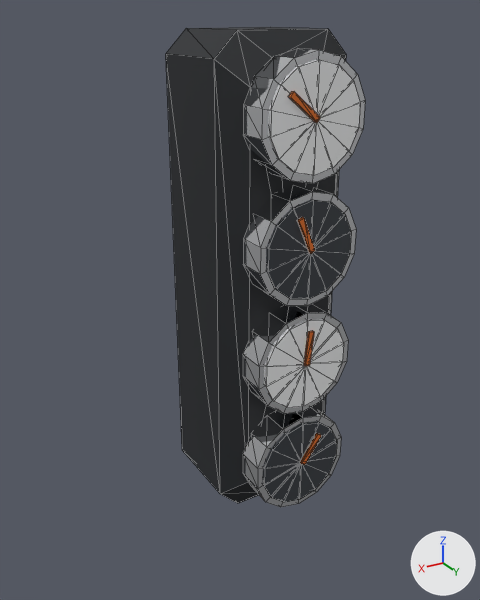
Renders of the glTF model assets/parts/interior/readout/readout_4/hana_roadster.glb from each side of a commit.
Rendered twice from a camera (50 mm lens) standing at (0.192, 0.233, 0.275) and looking at (0.013, -0.067, 0.125). Arrows for +X, +Y and +Z are at lower right; the lights stay in place. The older version comes first. Mesh edges are drawn as thin lines. Where no turn or scale is listed for an object, it has been applied to the vertices. Vertices at exactly the same position are counted once.

The first picture shows 'model'.
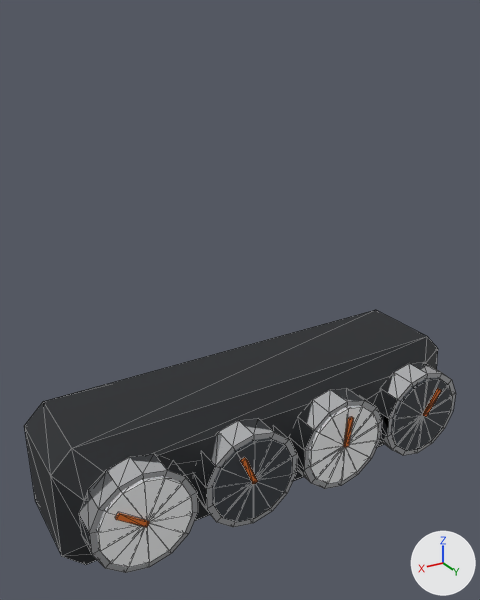
Scene script edits in JSON lines:
```json
{"block": "me_model", "where": "# used by ob_model"}
{"op": "remove", "block": "me_model", "code": "me_model.from_pydata(...)  # 306 vertices, 560 faces; spans x -0.038..0.038, y -0.046..0.046, z -0.134..0.134"}
{"op": "add", "block": "me_model", "code": "me_model.from_pydata(...)  # 306 vertices, 560 faces; spans x -0.134..0.134, y -0.046..0.046, z -0.038..0.038"}
{"block": "me_model", "change": "me_model part 1: the loose piece of 30 vertices spanning x -0.029..0.029, y 0.028..0.044, z -0.126..-0.066 is moved by (-0.096, 0.0, 0.096)"}
{"block": "me_model", "change": "me_model part 2: the loose piece of 30 vertices spanning x -0.029..0.029, y 0.028..0.044, z -0.062..-0.002 is moved by (-0.032, 0.0, 0.032)"}
{"block": "me_model", "change": "me_model part 3: the loose piece of 30 vertices spanning x -0.029..0.029, y 0.028..0.044, z 0.002..0.062 is moved by (0.032, 0.0, -0.032)"}
{"block": "me_model", "change": "me_model part 4: the loose piece of 30 vertices spanning x -0.029..0.029, y 0.028..0.044, z 0.066..0.126 is moved by (0.096, 0.0, -0.096)"}
{"block": "me_model", "change": "me_model part 5: the loose piece of 30 vertices spanning x -0.025..0.025, y 0.04..0.045, z -0.122..-0.07 is moved by (-0.096, 0.0, 0.096)"}
{"block": "me_model", "change": "me_model part 6: the loose piece of 30 vertices spanning x -0.025..0.025, y 0.04..0.045, z 0.006..0.058 is moved by (0.032, 0.0, -0.032)"}
{"block": "me_model", "change": "me_model part 7: the loose piece of 8 vertices spanning x -0.012..0.001, y 0.044..0.046, z -0.097..-0.079 is moved by (-0.096, 0.0, 0.096)"}
{"block": "me_model", "change": "me_model part 8: the loose piece of 8 vertices spanning x -0.003..0.001, y 0.044..0.046, z -0.032..-0.012 is moved by (-0.032, 0.0, 0.032)"}
{"block": "me_model", "change": "me_model part 9: the loose piece of 8 vertices spanning x -0.001..0.009, y 0.044..0.046, z 0.031..0.051 is moved by (0.032, 0.0, -0.032)"}
{"block": "me_model", "change": "me_model part 10: the loose piece of 8 vertices spanning x -0.001..0.016, y 0.044..0.046, z 0.095..0.109 is moved by (0.096, 0.0, -0.096)"}
{"block": "me_model", "change": "me_model part 11: the loose piece of 30 vertices spanning x -0.025..0.025, y 0.04..0.045, z -0.058..-0.006 is moved by (-0.032, 0.0, 0.032)"}
{"block": "me_model", "change": "me_model part 12: the loose piece of 30 vertices spanning x -0.025..0.025, y 0.04..0.045, z 0.07..0.122 is moved by (0.096, 0.0, -0.096)"}
{"block": "me_model", "change": "me_model part 13: 8 of the vertices in x -0.038..-0.014, y -0.046..0.029, z 0.11..0.134 are moved by (-0.096, 0.0, -0.096)"}
{"block": "me_model", "change": "me_model part 14: 8 of the vertices in x -0.038..-0.014, y -0.046..0.029, z -0.134..-0.11 are moved by (-0.096, 0.0, 0.096)"}
{"block": "me_model", "change": "me_model part 15: 8 of the vertices in x 0.014..0.038, y -0.046..0.029, z 0.11..0.134 are moved by (0.096, 0.0, -0.096)"}
{"block": "me_model", "change": "me_model part 16: 8 of the vertices in x 0.014..0.038, y -0.046..0.029, z -0.134..-0.11 are moved by (0.096, 0.0, 0.096)"}
{"op": "set", "path": "ob_model.location", "old": "(0.0, -0.0637, 0.134)", "new": "(0.0, -0.0637, 0.038)"}
```

Where the change shows, as pixel boxes (x1, y1, x2, y2) in the pictures (480 x 600 px; the box of a moved part takes in the faces that stretch with it):
```json
{"object": "model", "change": "reshaped, moved", "before": [166, 27, 365, 507], "after": [24, 310, 456, 573], "on screen": "116% wider, 45% shorter"}
{"part": 1, "of": "me_model", "change": "moved or reshaped", "before": [243, 407, 341, 507], "after": [374, 362, 456, 456]}
{"part": 2, "of": "me_model", "change": "moved or reshaped", "before": [243, 304, 348, 414], "after": [290, 388, 382, 489]}
{"part": 3, "of": "me_model", "change": "moved or reshaped", "before": [243, 186, 356, 306], "after": [193, 418, 297, 527]}
{"part": 4, "of": "me_model", "change": "moved or reshaped", "before": [243, 49, 365, 184], "after": [79, 454, 198, 573]}
{"part": 5, "of": "me_model", "change": "moved or reshaped", "before": [263, 422, 337, 502], "after": [392, 378, 452, 451]}
{"part": 6, "of": "me_model", "change": "moved or reshaped", "before": [267, 200, 351, 299], "after": [213, 439, 292, 522]}
{"part": 7, "of": "me_model", "change": "moved or reshaped", "before": [300, 433, 322, 465], "after": [422, 388, 441, 417]}
{"part": 8, "of": "me_model", "change": "moved or reshaped", "before": [304, 331, 314, 366], "after": [343, 417, 354, 448]}
{"part": 9, "of": "me_model", "change": "moved or reshaped", "before": [298, 217, 315, 254], "after": [241, 457, 258, 484]}
{"part": 10, "of": "me_model", "change": "moved or reshaped", "before": [289, 91, 320, 123], "after": [115, 513, 150, 528]}
{"part": 11, "of": "me_model", "change": "moved or reshaped", "before": [265, 320, 344, 408], "after": [310, 406, 378, 484]}
{"part": 12, "of": "me_model", "change": "moved or reshaped", "before": [269, 60, 360, 176], "after": [97, 477, 192, 567]}
{"part": 13, "of": "me_model", "change": "moved or reshaped", "before": [306, 29, 346, 188], "after": [367, 337, 438, 405]}
{"part": 14, "of": "me_model", "change": "moved or reshaped", "before": [312, 57, 346, 415], "on screen": "not visible afterwards"}
{"part": 15, "of": "me_model", "change": "moved or reshaped", "before": [166, 27, 328, 196], "after": [24, 310, 427, 501]}
{"part": 16, "of": "me_model", "change": "moved or reshaped", "before": [166, 54, 286, 503], "after": [24, 427, 384, 565]}
```
